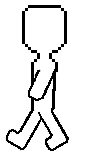
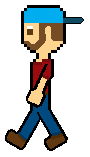
The second (90, 157) image is a revision of the first. Changes to its layers:
renamed "side_step_1_2" to "Layer 1", painted on it over [4,5,84,151]
